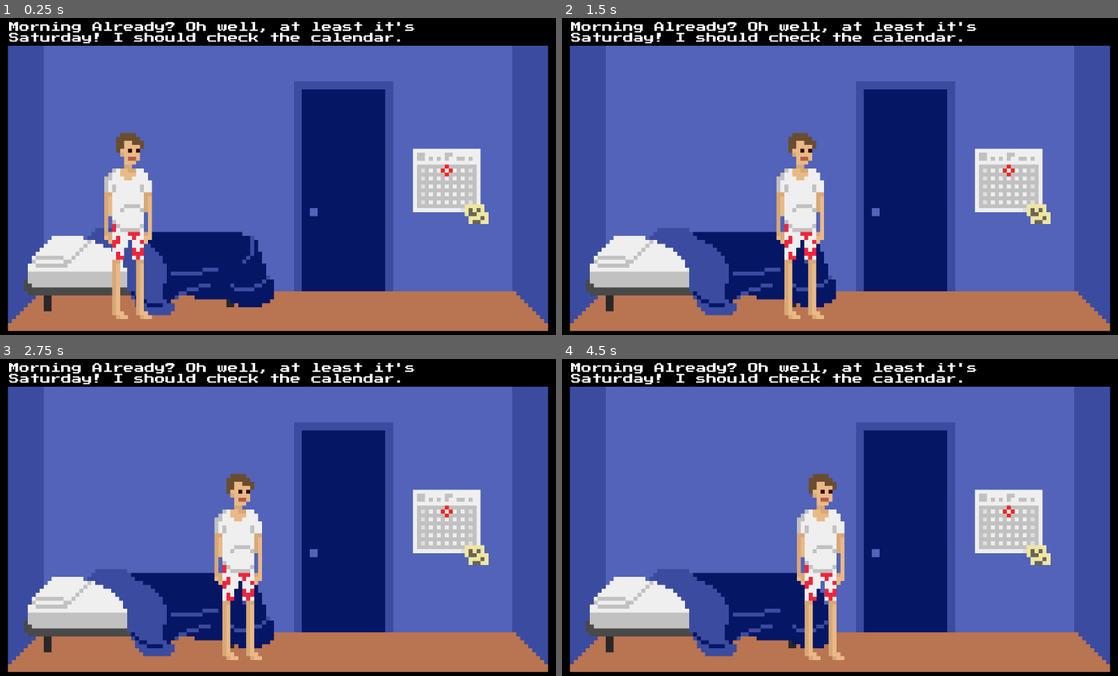
Above: before the commit, frames 1-4 (two rows, left to right).
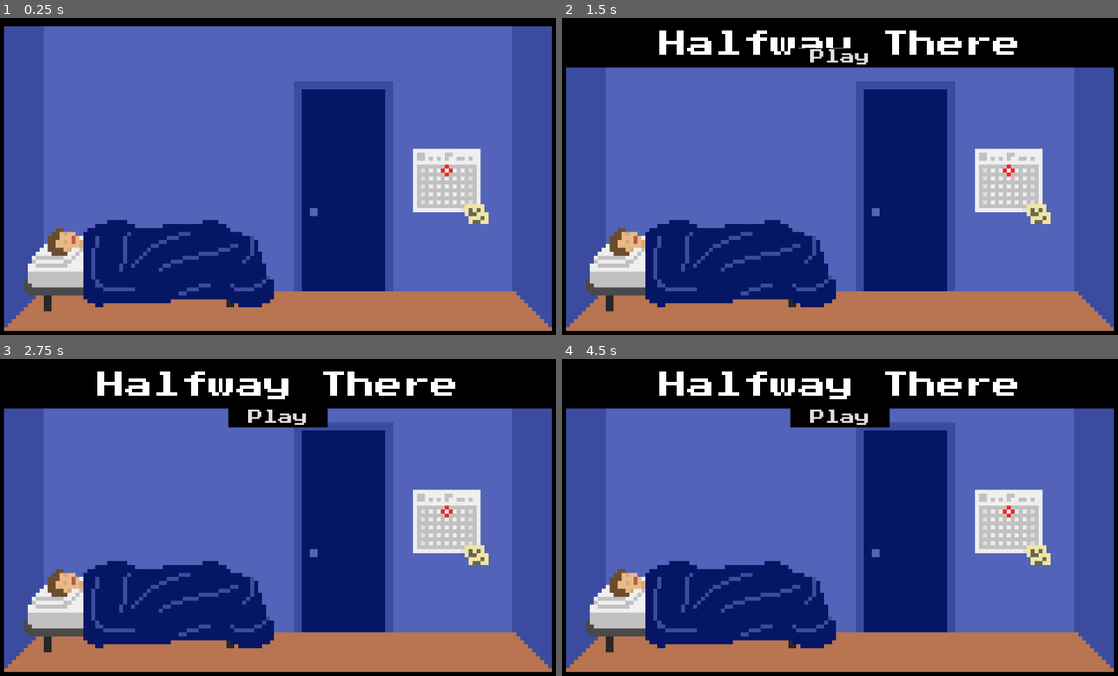
Above: after the commit, the same moments.

Repository: lthammond/CS315-midterm-Halfway_There
Game: Godot game, scene res://src/MainMenu.tscn
Two runs of this game, one before a commit and one after it. Both use one fixed random seed, a clock stepped at 60 frames per second and the inputs below. Before the commit the project starts from res://src/Bedroom.tscn.
Inputs (mouse positions are in pixels of both pictures, inside the frame that each line leads up to):
- Up to frame 1 (0.25 s): no input
- Up to frame 2 (1.5 s): hold Right (move_right) 0.53-1.25 s; hold Up (interact) 0.53-1.25 s; click (840, 46) at 1.25 s, where only the run after the commit has a clickable "Play"
- Up to frame 3 (2.75 s): click (278, 416) at 2 s, where only the run after the commit has a clickable "Play"
- Up to frame 4 (4.5 s): tap Enter at 2.75 s; hold Left (move_left) 2.78-3.53 s; tap Up (interact) at 2.85, 4.35 s; hold Up (interact) 3.53-4.28 s; hold Right (move_right) from 3.53 s (still down)

The runs differ from the first frame. In frame 1, 15% of the frame differs, in the area x 0-100%, y 1-99%; in frame 2, 18%; in frame 3, 19%; in frame 4, 19%.

Commit message:
Add MainMenu.tscn

Diff:
--- a/project/project.godot
+++ b/project/project.godot
@@ -11,7 +11,7 @@
 [application]
 
 config/name="Midterm_Jam"
-run/main_scene="res://src/Bedroom.tscn"
+run/main_scene="res://src/MainMenu.tscn"
 config/icon="res://icon.png"
 
 [autoload]
--- a/project/src/Bedroom.tscn
+++ b/project/src/Bedroom.tscn
@@ -50,20 +50,6 @@
 "method": "show"
 } ]
 }
-tracks/3/type = "method"
-tracks/3/path = NodePath("../../HUD/Dialog/WakeUpTextLabel")
-tracks/3/interp = 1
-tracks/3/loop_wrap = true
-tracks/3/imported = false
-tracks/3/enabled = true
-tracks/3/keys = {
-"times": PoolRealArray( 0 ),
-"transitions": PoolRealArray( 1 ),
-"values": [ {
-"args": [  ],
-"method": "hide"
-} ]
-}
 
 [sub_resource type="Animation" id=2]
 resource_name = "Fade_light"
@@ -226,12 +212,11 @@
 }
 
 [node name="WakeUpTextLabel" type="RichTextLabel" parent="HUD/Dialog"]
-visible = false
 margin_right = 881.731
 margin_bottom = 52.1255
 custom_fonts/normal_font = SubResource( 4 )
-bbcode_text = "Morning Already? Oh well, at least it's Saturday! I should check the calendar."
-text = "Morning Already? Oh well, at least it's Saturday! I should check the calendar."
+bbcode_text = "Noon already? At least it's Saturday! I should go check the calendar."
+text = "Noon already? At least it's Saturday! I should go check the calendar."
 __meta__ = {
 "_edit_use_anchors_": false
 }
--- /dev/null
+++ b/project/src/MainMenu.gd
@@ -0,0 +1,10 @@
+extends Control
+
+func _ready():
+	$AnimationPlayer.play("Drop_title")
+
+func _on_PlayButton_pressed():
+	$Background.texture = load("res://assets/backgrounds/menubackground2.png")
+	yield(get_tree().create_timer(1), "timeout")
+	if get_tree().change_scene("res://src/Bedroom.tscn") != OK:
+		print ("An unexpected error occured while trying to switch to Bedroom scene")
--- /dev/null
+++ b/project/src/MainMenu.tscn
@@ -0,0 +1,114 @@
+[gd_scene load_steps=7 format=2]
+
+[ext_resource path="res://src/MainMenu.gd" type="Script" id=1]
+[ext_resource path="res://assets/backgrounds/menubackground1.png" type="Texture" id=2]
+[ext_resource path="res://assets/fonts/PressStart2P-Regular.ttf" type="DynamicFontData" id=3]
+
+[sub_resource type="Animation" id=1]
+resource_name = "Drop_title"
+length = 2.0
+tracks/0/type = "value"
+tracks/0/path = NodePath("Title:offset")
+tracks/0/interp = 1
+tracks/0/loop_wrap = true
+tracks/0/imported = false
+tracks/0/enabled = true
+tracks/0/keys = {
+"times": PoolRealArray( 0, 1.5 ),
+"transitions": PoolRealArray( 1, 1 ),
+"update": 0,
+"values": [ Vector2( 0, -100 ), Vector2( 0, 0 ) ]
+}
+tracks/1/type = "value"
+tracks/1/path = NodePath("Title/StartGame:offset")
+tracks/1/interp = 1
+tracks/1/loop_wrap = true
+tracks/1/imported = false
+tracks/1/enabled = true
+tracks/1/keys = {
+"times": PoolRealArray( 0.5, 1.9 ),
+"transitions": PoolRealArray( 1, 1 ),
+"update": 0,
+"values": [ Vector2( 0, -135 ), Vector2( 0, 0 ) ]
+}
+
+[sub_resource type="DynamicFont" id=2]
+size = 30
+font_data = ExtResource( 3 )
+
+[sub_resource type="DynamicFont" id=3]
+size = 56
+font_data = ExtResource( 3 )
+
+[node name="MainMenu" type="Control"]
+anchor_right = 1.0
+anchor_bottom = 1.0
+script = ExtResource( 1 )
+__meta__ = {
+"_edit_use_anchors_": false
+}
+
+[node name="Background" type="Sprite" parent="."]
+position = Vector2( 0, 0.05896 )
+scale = Vector2( 8, 8 )
+texture = ExtResource( 2 )
+centered = false
+
+[node name="AnimationPlayer" type="AnimationPlayer" parent="."]
+anims/Drop_title = SubResource( 1 )
+
+[node name="Title" type="CanvasLayer" parent="."]
+offset = Vector2( 0, -100 )
+transform = Transform2D( 1, 0, 0, 1, 0, -100 )
+
+[node name="StartGame" type="CanvasLayer" parent="Title"]
+offset = Vector2( 0, -135 )
+transform = Transform2D( 1, 0, 0, 1, 0, -135 )
+
+[node name="ButtonBackground" type="ColorRect" parent="Title/StartGame"]
+anchor_left = 0.5
+anchor_right = 0.5
+margin_left = -100.0
+margin_top = 100.0
+margin_right = 100.0
+margin_bottom = 137.625
+color = Color( 0, 0, 0, 1 )
+__meta__ = {
+"_edit_use_anchors_": false
+}
+
+[node name="PlayButton" type="Button" parent="Title/StartGame"]
+anchor_left = 0.5
+anchor_right = 0.5
+margin_left = -66.0
+margin_top = 100.067
+margin_right = 66.0
+margin_bottom = 136.067
+custom_fonts/font = SubResource( 2 )
+text = "Play"
+flat = true
+
+[node name="TitleBackground" type="ColorRect" parent="Title"]
+anchor_right = 1.0
+margin_bottom = 100.0
+color = Color( 0, 0, 0, 1 )
+__meta__ = {
+"_edit_use_anchors_": false
+}
+
+[node name="TitleLabel" type="RichTextLabel" parent="Title"]
+anchor_left = 0.5
+anchor_right = 0.5
+margin_left = -560.0
+margin_top = 25.362
+margin_right = 560.0
+margin_bottom = 125.362
+custom_fonts/normal_font = SubResource( 3 )
+bbcode_enabled = true
+bbcode_text = "[center]Halfway There[/center]"
+text = "Halfway There"
+__meta__ = {
+"_edit_use_anchors_": false
+}
+
+[connection signal="pressed" from="Title/StartGame/PlayButton" to="." method="_on_PlayButton_pressed"]
Binary file added: project/assets/backgrounds/menubackground1.png
Not shown, added: project/assets/backgrounds/menubackground1.png.import
Binary file added: project/assets/backgrounds/menubackground2.png
Not shown, added: project/assets/backgrounds/menubackground2.png.import
Not shown, added: raw_assets/backgrounds/menubackground1.png
Not shown, added: raw_assets/backgrounds/menubackground2.png
